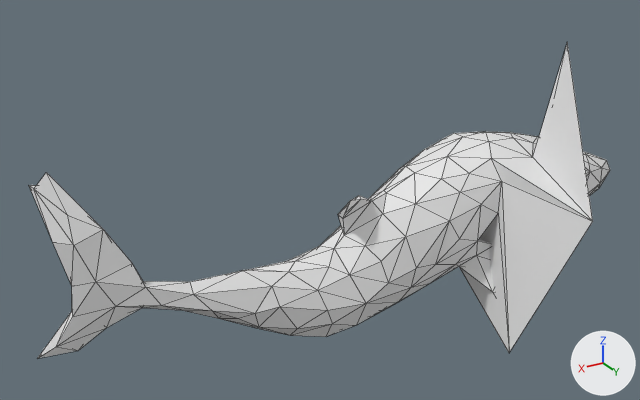
Before and after pictures for a commit that changed the OBJ model mesh_cnn/datasets/random_walks/T353.obj.
Before and after are seen from a camera (50 mm lens) standing at (1.12, 1.515, 0.883) and looking at (0.211, 0.0, 0.125). The lights are fixed; the arrows at lower right show +X, +Y and +Z. Mesh edges are drawn as thin lines. Where no turn or scale is listed for an object, it has been applied to the vertices.

The older version as bpy lines, for what is in view:
```python
me_t353 = bpy.data.meshes.new('T353')
me_t353.from_pydata(...)  # 252 vertices, 500 faces; spans x -0.646..0.846, y -0.195..0.374, z -0.252..0.413
ob_t353 = bpy.data.objects.new('T353', me_t353)
ob_t353.location = (0.0, 0.0, 0.0)
```
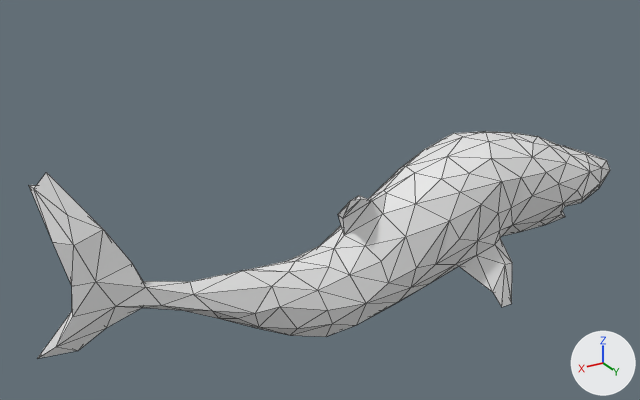
Pixel boxes [x1, y1, x2, y2] of what changed, in the pictures (640 x 400 px; the box of a moved part takes in the faces that stretch with it):
'T353', reshaped (28% shorter): before [29, 42, 610, 358]; after [29, 131, 610, 358]
part 1 of me_t353, moved or reshaped: before [459, 42, 593, 352]; after [478, 157, 567, 245]
part 2 of me_t353, moved or reshaped (not visible before): after [502, 263, 512, 307]

What the commit changed:
me_t353 has 252 vertices, 500 faces and spans x -0.646..0.846, y -0.195..0.374, z -0.252..0.413.
me_t353 is used by ob_t353; location (0.0, 0.0, 0.0).
Part 1, on me_t353:
Vertex 173 of me_t353 moves from (-0.234, -0.177, -0.083) to (-0.218, 0.107, -0.008) at pixel (499, 230).
Vertex 181 of me_t353 moves from (-0.155, 0.24, -0.252) at pixel (509, 353) to (-0.242, 0.114, 0.048) at pixel (511, 207).
Vertex 185 of me_t353 moves from (-0.222, 0.374, 0.12) at pixel (592, 221) to (-0.269, 0.11, 0.117) at pixel (521, 177).
Vertex 209 of me_t353 moves from (-0.405, 0.077, 0.413) at pixel (567, 41) to (-0.349, 0.109, 0.113) at pixel (546, 172).
Part 2, on me_t353:
Vertex 152 of me_t353 moves from (-0.246, 0.005, 0.041) to (-0.232, 0.155, -0.186) at pixel (511, 303).
